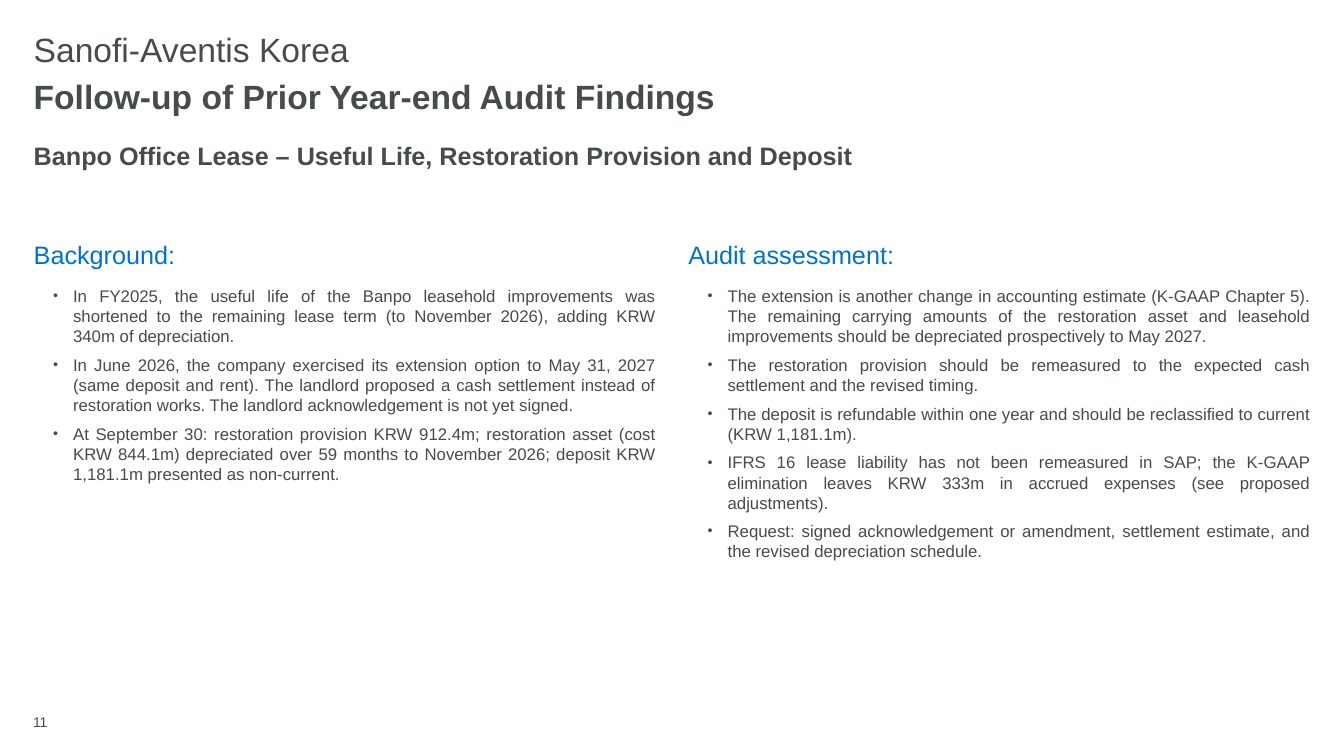
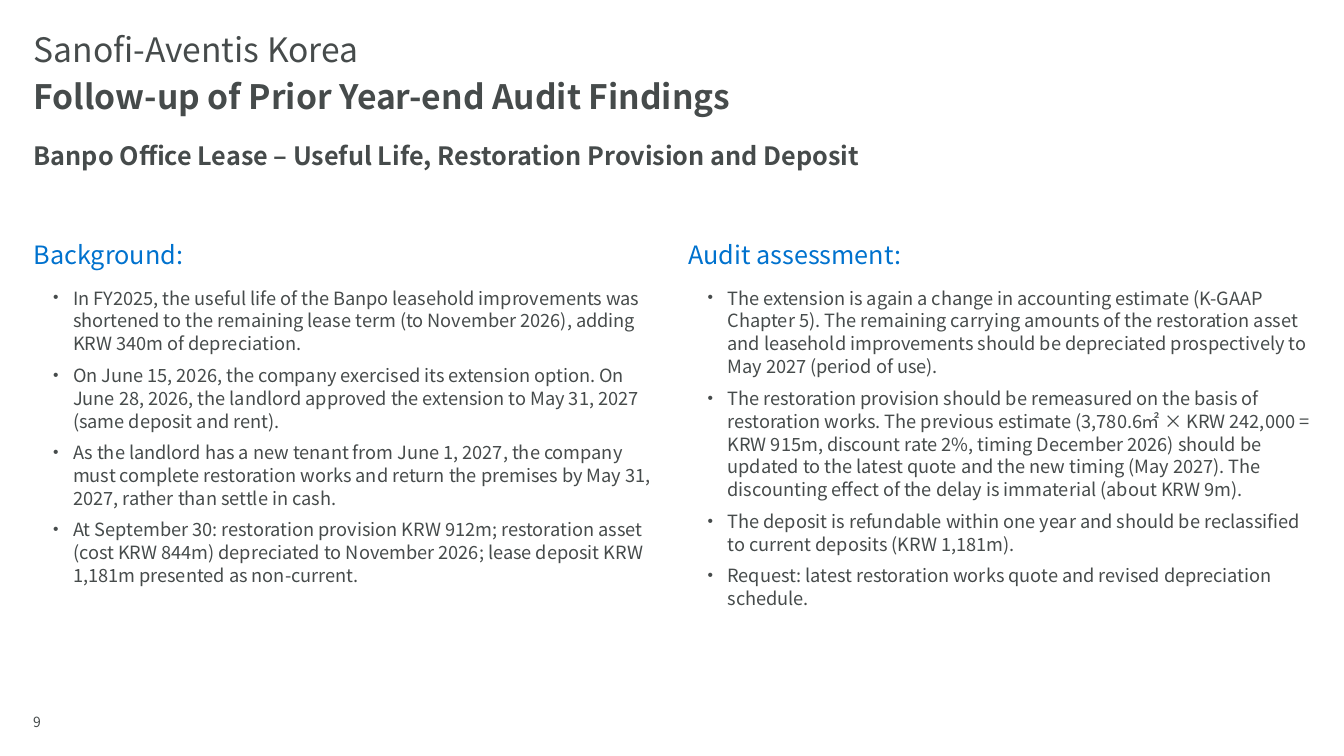
Before and after one commit to hansesle-maker/code, a slide deck: slide 9 of deliverables/SAK_FY2026_Interim_Closing_EN.pptx (slide 11 before the commit). Drawn at 1344x756 pixels with LibreOffice and Linux fonts; fonts in the diff are those of the drawing; background and template pictures are left out. Boxes give left, top, right and bottom in pixels: in the first picture for what was removed or moved away, otherwise in the second. Text is boxed around its words. In the diff, an @@ line names an element or a change of style, - is before the commit and + after.

```diff
--- a/deliverables/SAK_FY2026_Interim_Closing_EN.pptx
+++ b/deliverables/SAK_FY2026_Interim_Closing_EN.pptx
@@ font Arial to Noto Sans CJK KR in 5 elements at bbox=[34, 35, 358, 63], bbox=[34, 81, 730, 117], bbox=[34, 244, 183, 270], bbox=[688, 244, 901, 265], bbox=[34, 144, 859, 171] @@
@@ text at bbox=[73, 290, 639, 354]: size 12 to 13 pt, font Arial to Noto Sans CJK KR in "In FY2025, the useful life of the ..."; alignment justified to left; line spacing 1 to 1.05 @@
@@ text at bbox=[728, 290, 1307, 605]: text changed; size 12 to 13 pt; font Arial to Noto Sans CJK KR @@
-  • The extension is another change in accounting estimate (K-GAAP Chapter 5). The remaining carrying amounts of the restoration asset and leasehold improvements should be depreciated prospectively to May 2027.
-  • The restoration provision should be remeasured to the expected cash settlement and the revised timing.
-  • The deposit is refundable within one year and should be reclassified to current (KRW 1,181.1m).
-  • IFRS 16 lease liability has not been remeasured in SAP; the K-GAAP elimination leaves KRW 333m in accrued expenses (see proposed adjustments).
-  • Request: signed acknowledgement or amendment, settlement estimate, and the revised depreciation schedule.
+  • The extension is again a change in accounting estimate (K-GAAP Chapter 5). The remaining carrying amounts of the restoration asset and leasehold improvements should be depreciated prospectively to May 2027 (period of use).
+  • The restoration provision should be remeasured on the basis of restoration works. The previous estimate (3,780.6㎡ × KRW 242,000 = KRW 915m, discount rate 2%, timing December 2026) should be updated to the latest quote and the new timing (May 2027). The discounting effect of the delay is immaterial (about KRW 9m).
+  • The deposit is refundable within one year and should be reclassified to current deposits (KRW 1,181m).
+  • Request: latest restoration works quote and revised depreciation schedule.
@@ text at bbox=[73, 367, 650, 586]: text changed; size 12 to 13 pt; font Arial to Noto Sans CJK KR @@
-  • In June 2026, the company exercised its extension option to May 31, 2027 (same deposit and rent). The landlord proposed a cash settlement instead of restoration works. The landlord acknowledgement is not yet signed.
-  • At September 30: restoration provision KRW 912.4m; restoration asset (cost KRW 844.1m) depreciated over 59 months to November 2026; deposit KRW 1,181.1m presented as non-current.
+  • On June 15, 2026, the company exercised its extension option. On June 28, 2026, the landlord approved the extension to May 31, 2027 (same deposit and rent).
+  • As the landlord has a new tenant from June 1, 2027, the company must complete restoration works and return the premises by May 31, 2027, rather than settle in cash.
+  • At September 30: restoration provision KRW 912m; restoration asset (cost KRW 844m) depreciated to November 2026; lease deposit KRW 1,181m presented as non-current.
@@ page number at bbox=[33, 716, 41, 727]: text changed; font Arial to Noto Sans CJK KR @@
-11
+9
```
Also in this commit, not shown: 15 other slides changed, 10 slides removed, 1 other file.
